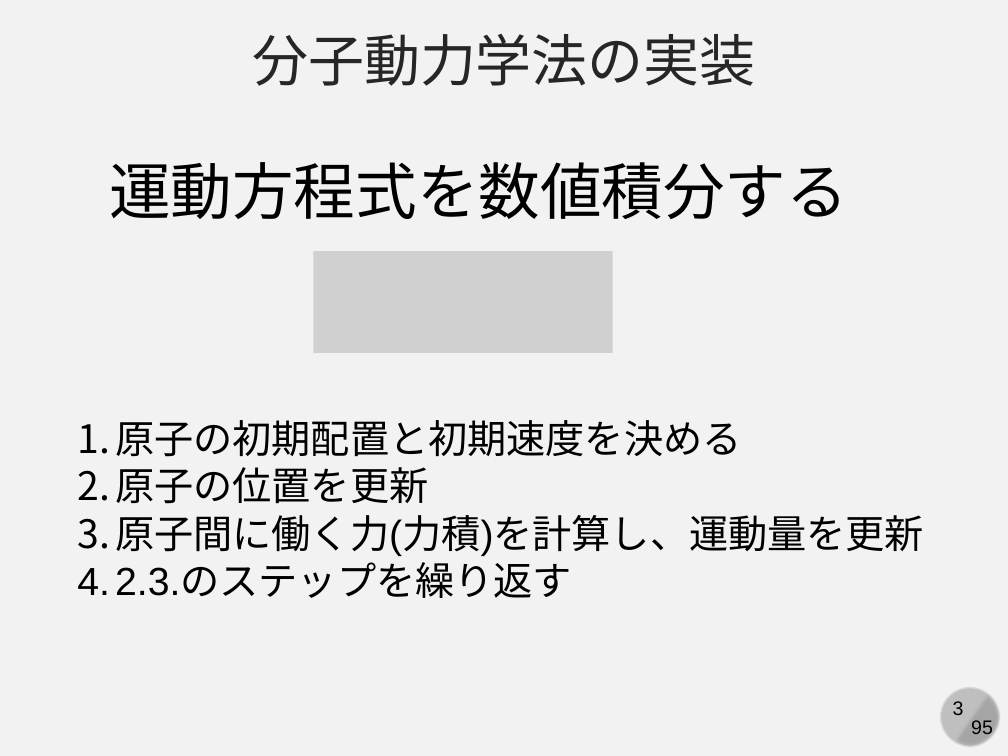
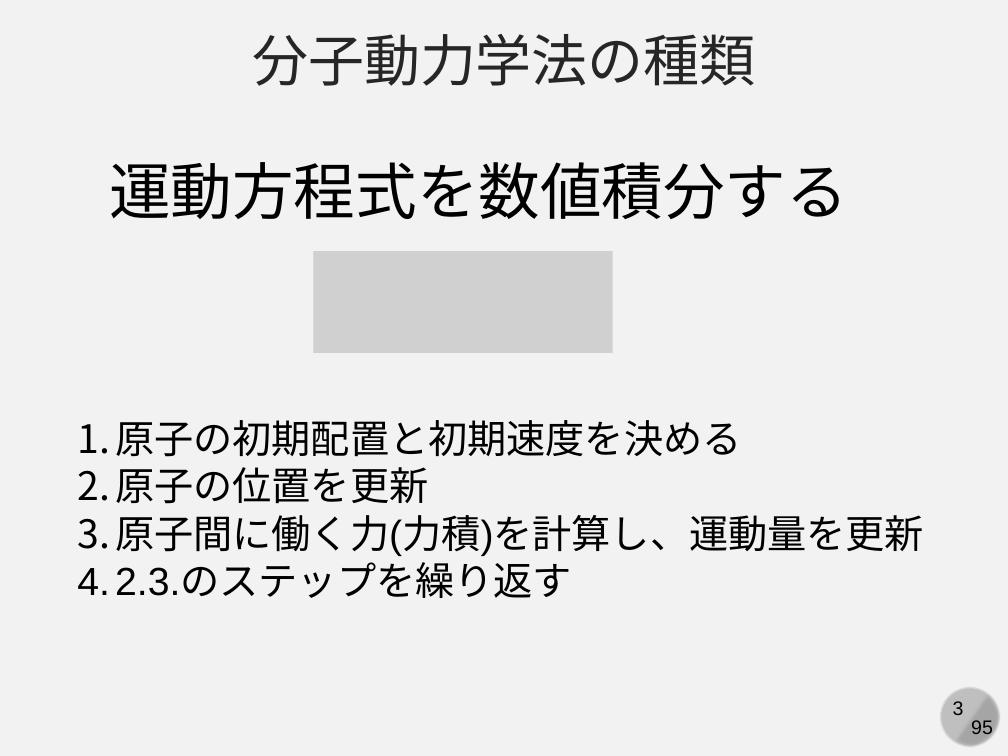
Before and after one commit to kaityo256/simulation_engineering, a slide deck: slide 3 of 07_md_implementation/simulation07.pptx. Drawn at 1008x756 pixels with LibreOffice and Linux fonts; fonts in the diff are those of the drawing; grey boxes stand for pictures. Boxes give left, top, right and bottom in pixels: in the first picture for what was removed or moved away, otherwise in the second. Text is boxed around its words. In the diff, an @@ line names an element or a change of style, - is before the commit and + after.

```diff
--- a/07_md_implementation/simulation07.pptx
+++ b/07_md_implementation/simulation07.pptx
@@ text at bbox=[252, 34, 756, 86]: text changed @@
-分子動力学法の実装
+分子動力学法の種類
```
Also in this commit, not shown: 1 other slide changed, 6 slides added, 1 slide removed.
